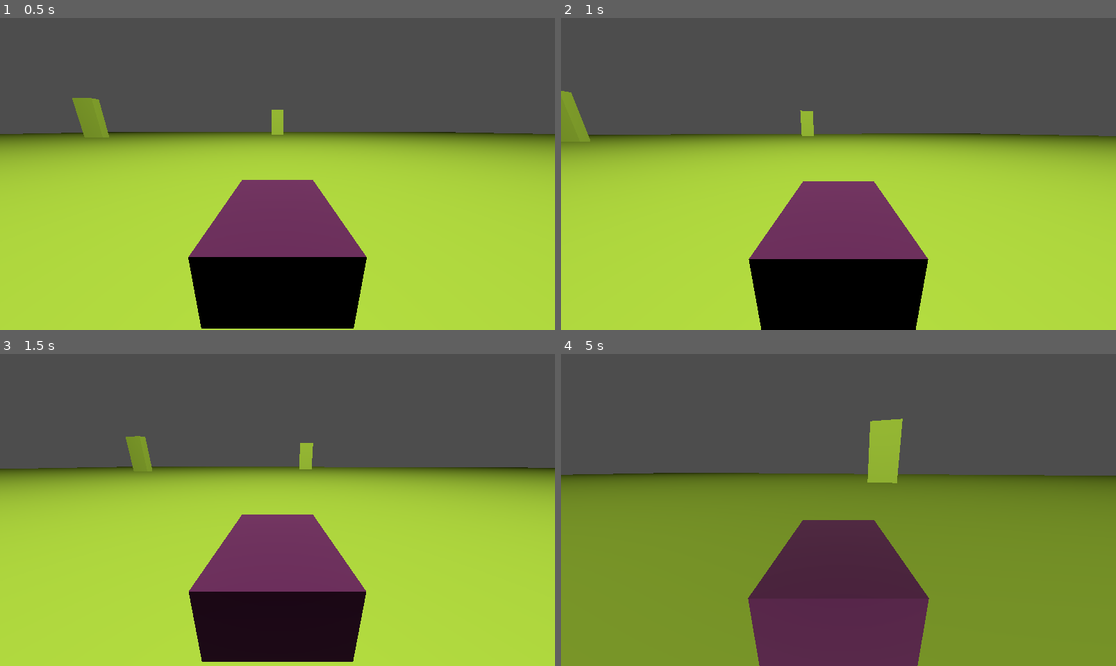
Above: before the commit, frames 1-4 (two rows, left to right).
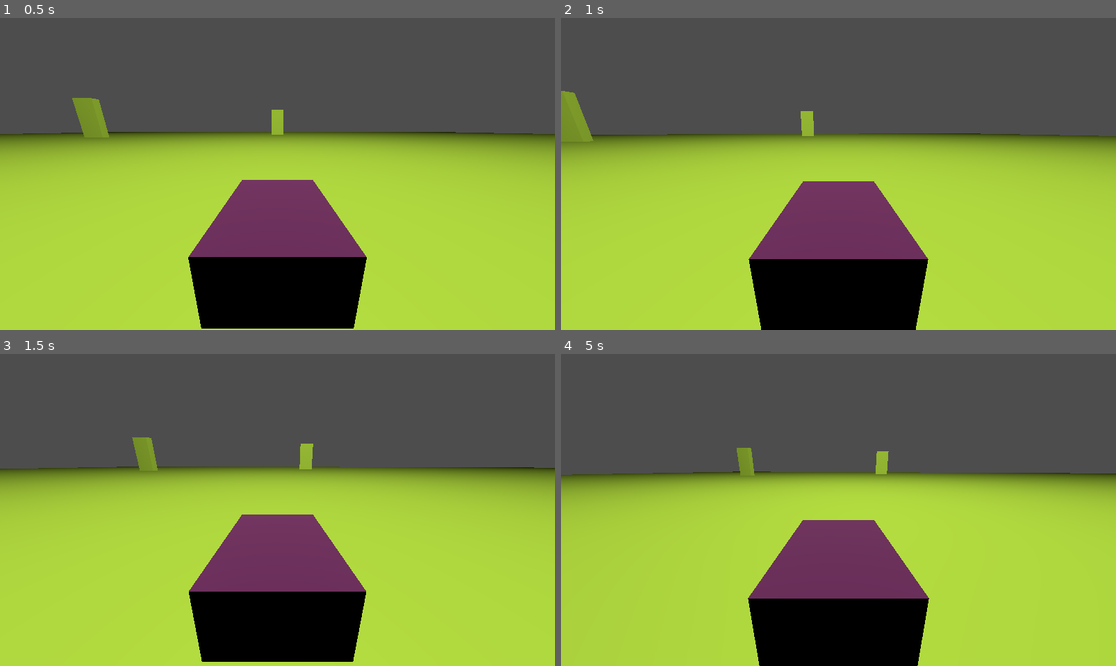
Above: after the commit, the same moments.

Repository: X1Vi/RocketLeagueAttempt
Game: Godot game, scene res://scenes/TestingScene.tscn
Same seed, same stepped clock (60 frames per second), same inputs: the game is played once before the commit and once after it.
Inputs (mouse positions are in pixels of both pictures, inside the frame that each line leads up to):
- Up to frame 1 (0.5 s): no input
- Up to frame 2 (1 s): tap Enter at 0.5 s; move the mouse to (866, 174) at 0.52 s; hold Up (ui_up) from 0.53 s (still down); hold A (A, bound only after the commit) from 0.53 s (still down); tap D (D, bound only after the commit) at 0.8 s
- Up to frame 3 (1.5 s): keep holding Up (ui_up); move the mouse to (249, 510) at 1.27 s; release A (A, bound only after the commit) at 1.28 s; tap D (D, bound only after the commit) at 1.35 s
- Up to frame 4 (5 s): keep holding Up (ui_up); tap S (S, bound only after the commit) at 1.55, 4.55 s; move the mouse to (849, 503) at 2.02 s; hold S (S, bound only after the commit) 2.03-2.78 s; tap W (W, bound only after the commit) at 2.3, 2.85 s; move the mouse to (832, 516) at 2.77 s; tap A (A, bound only after the commit) at 3.05 s; move the mouse to (877, 513) at 3.52 s; hold A (A, bound only after the commit) 3.53-4.28 s; tap D (D, bound only after the commit) at 3.8, 4.35 s; move the mouse to (794, 506) at 4.27 s

Frame 1 is identical in both runs. In frame 2, 0.1% of the frame differs, in the area x 0-90%, y 23-40%; in frame 3, 6.9%; in frame 4, 62%, in the area x 0-100%, y 20-100%.

Commit message:
Added WASD controls for the player

Diff:
--- a/project.godot
+++ b/project.godot
@@ -22,3 +22,23 @@
 "events": [Object(InputEventKey,"resource_local_to_scene":false,"resource_name":"","device":-1,"window_id":0,"alt_press …(182 unchanged characters)…
 ]
 }
+W={
+"deadzone": 0.5,
+"events": [Object(InputEventKey,"resource_local_to_scene":false,"resource_name":"","device":-1,"window_id":0,"alt_pressed":false,"shift_pressed":false,"ctrl_pressed":false,"meta_pressed":false,"pressed":false,"keycode":0,"physical_keycode":87,"key_label":0,"unicode":87,"echo":false,"script":null)
+]
+}
+A={
+"deadzone": 0.5,
+"events": [Object(InputEventKey,"resource_local_to_scene":false,"resource_name":"","device":-1,"window_id":0,"alt_pressed":false,"shift_pressed":false,"ctrl_pressed":false,"meta_pressed":false,"pressed":false,"keycode":0,"physical_keycode":65,"key_label":0,"unicode":65,"echo":false,"script":null)
+]
+}
+S={
+"deadzone": 0.5,
+"events": [Object(InputEventKey,"resource_local_to_scene":false,"resource_name":"","device":-1,"window_id":0,"alt_pressed":false,"shift_pressed":false,"ctrl_pressed":false,"meta_pressed":false,"pressed":false,"keycode":0,"physical_keycode":83,"key_label":0,"unicode":83,"echo":false,"script":null)
+]
+}
+D={
+"deadzone": 0.5,
+"events": [Object(InputEventKey,"resource_local_to_scene":false,"resource_name":"","device":-1,"window_id":0,"alt_pressed":false,"shift_pressed":false,"ctrl_pressed":false,"meta_pressed":false,"pressed":false,"keycode":0,"physical_keycode":68,"key_label":0,"unicode":68,"echo":false,"script":null)
+]
+}
--- a/scripts/player.gd
+++ b/scripts/player.gd
@@ -35,9 +35,9 @@
 		rotate_camera(event.relative)
 
 func movement(delta):
-	var throttle = Input.get_action_strength("ui_up") - Input.get_action_strength("ui_down")
-	var steer_input = Input.get_action_strength("ui_left") - Input.get_action_strength("ui_right")
-	var handbrake = Input.is_action_pressed("ui_down")  # Assuming you've defined a handbrake action
+	var throttle = Input.get_action_strength("W") - Input.get_action_strength("S")
+	var steer_input = Input.get_action_strength("A") - Input.get_action_strength("D")
+	var handbrake = Input.is_action_pressed("S")  # Assuming you've defined a handbrake action
 
 	# Apply acceleration and deceleration
 	if throttle > 0:
